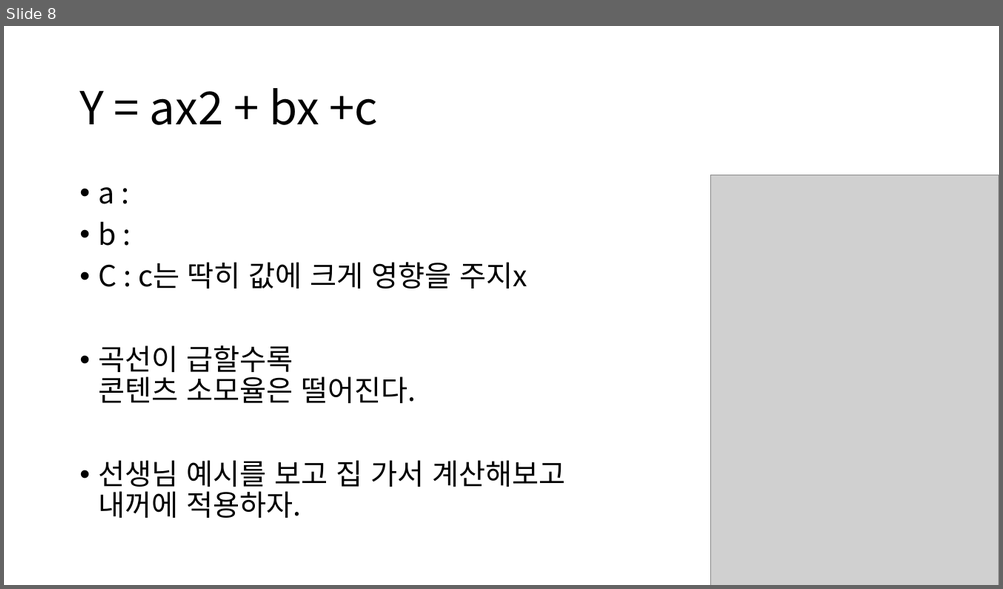
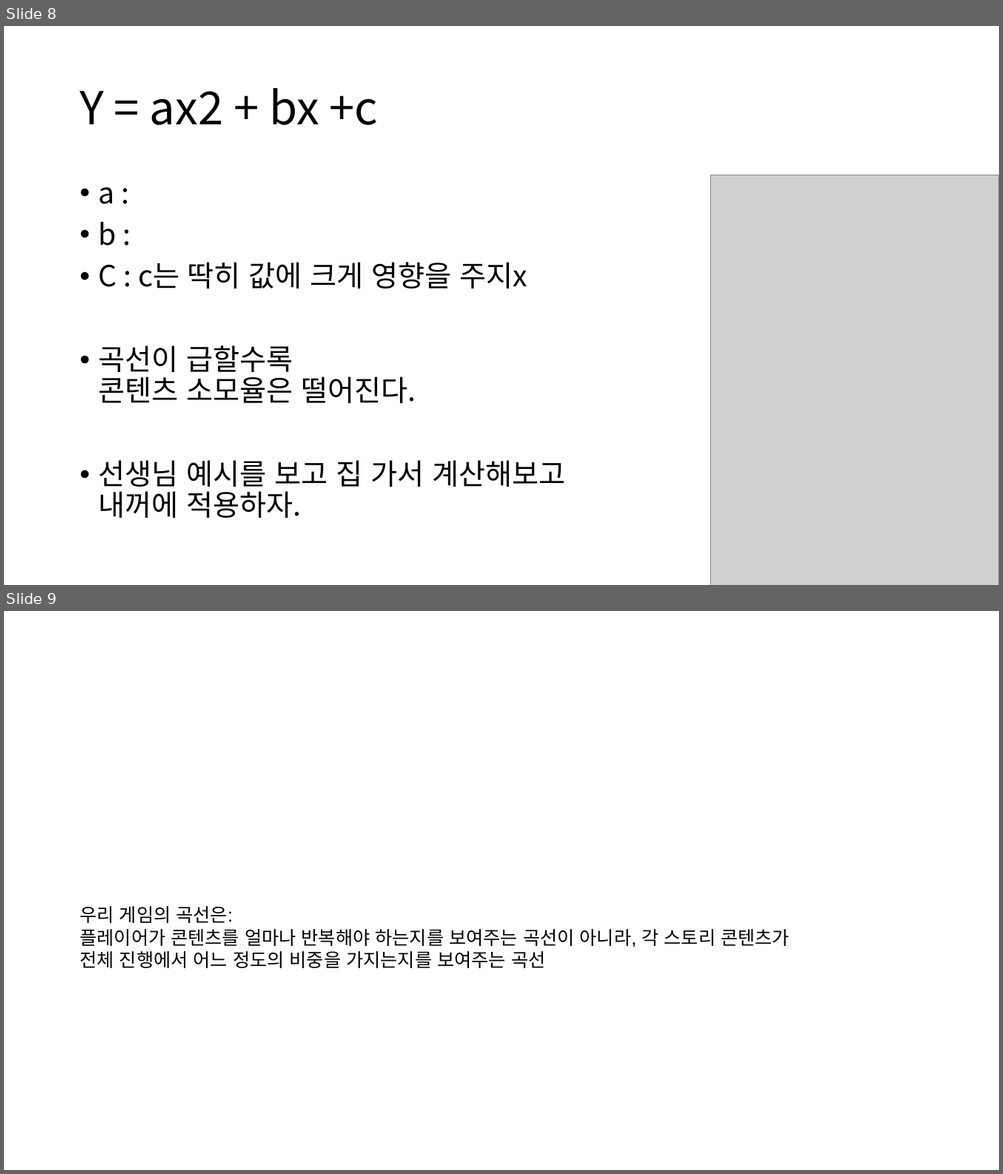
Before and after one commit to ysooj/Gihoek_7, a slide deck: (7.22) 경험치 이차방정식.pptx. Shown one above the other, each under a label of ours: slide 8 before the commit, slides 8 and 9 after it. The pictures are 1003x589 and 1003x1174 pixels, drawn with LibreOffice and Linux fonts; fonts in the diff are those of the drawing; grey boxes stand for pictures. Boxes give left, top, right and bottom in pixels: in the first picture for what was removed or moved away, otherwise in the second. Text is boxed around its words. In the diff, an @@ line names an element or a change of style, - is before the commit and + after.

```diff
--- a/(7.22) 경험치 이차방정식.pptx
+++ b/(7.22) 경험치 이차방정식.pptx
@@ slide 9 added at (4, 611, 999, 1170), background #FFFFFF @@
@@ text added at (79, 906, 789, 968), 18 pt, text #000000 @@
+우리 게임의 곡선은:
+플레이어가 콘텐츠를 얼마나 반복해야 하는지를 보여주는 곡선이 아니라, 각 스토리 콘텐츠가
+전체 진행에서 어느 정도의 비중을 가지는지를 보여주는 곡선
```
Also in this commit, not shown: 1 other slide added, 1 slide removed, 5 other files.
